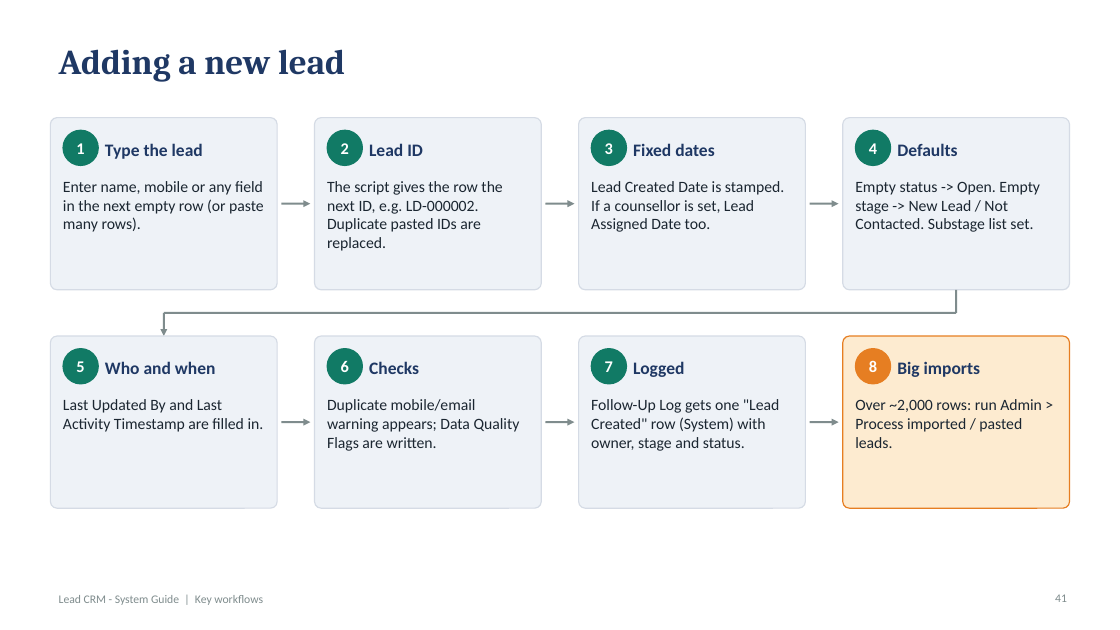
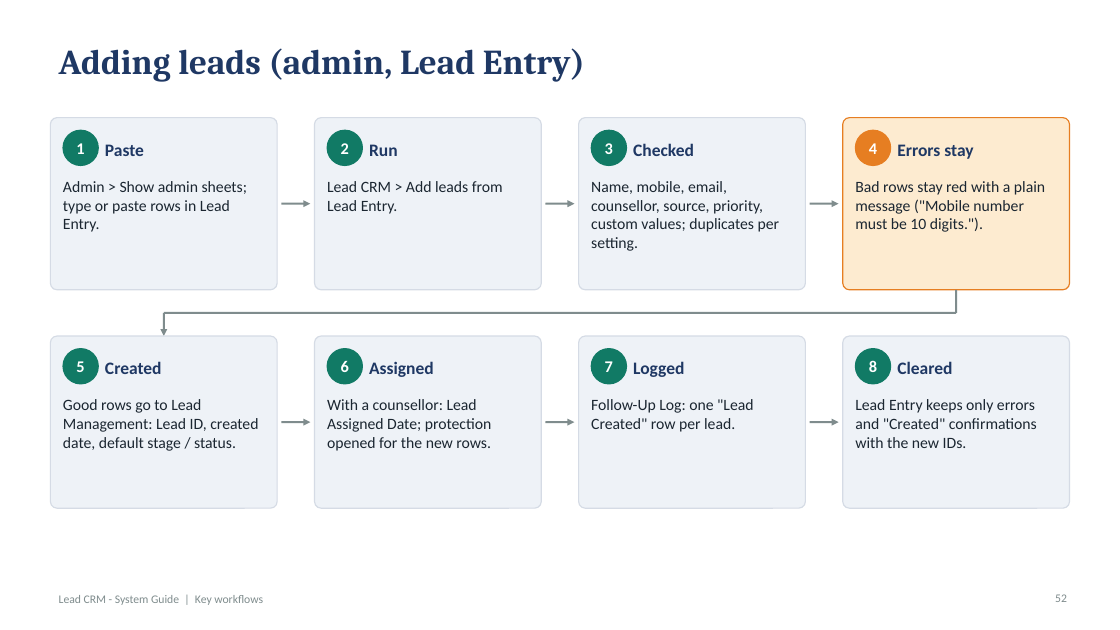
Before and after one commit to rahul123456789101112/call-centre-lead-crm, a slide deck: slide 52 of docs/Lead_CRM_System_Guide.pptx (slide 41 before the commit). Drawn at 1120x630 pixels with LibreOffice and Linux fonts; fonts in the diff are those of the drawing. Boxes give left, top, right and bottom in pixels: in the first picture for what was removed or moved away, otherwise in the second. Text is boxed around its words. In the diff, an @@ line names an element or a change of style, - is before the commit and + after.

```diff
--- a/docs/Lead_CRM_System_Guide.pptx
+++ b/docs/Lead_CRM_System_Guide.pptx
@@ title at (x1=59, y1=48, x2=585, y2=82): text changed @@
-Adding a new lead
+Adding leads (admin, Lead Entry)
@@ rounded rectangle at (x1=843, y1=118, x2=1070, y2=290): fill #EEF2F7 to #FDEBD0; outline #D5DBE5 1 pt to #E67E22 1 pt @@
@@ text at (x1=105, y1=144, x2=144, y2=156): text changed @@
-Type the lead
+Paste
@@ text at (x1=369, y1=144, x2=398, y2=156): text changed @@
-Lead ID
+Run
@@ text at (x1=633, y1=143, x2=694, y2=156): text changed @@
-Fixed dates
+Checked
@@ ellipse at (x1=855, y1=130, x2=891, y2=166): fill #117A65 to #E67E22; outline #117A65 1 pt to #E67E22 1 pt @@
@@ text at (x1=897, y1=144, x2=973, y2=159): text changed @@
-Defaults
+Errors stay
@@ text at (x1=63, y1=181, x2=248, y2=232): text changed @@
-Enter name, mobile or any field in the next empty row (or paste many rows).
+Admin > Show admin sheets; type or paste rows in Lead Entry.
@@ text at (x1=327, y1=181, x2=503, y2=214): text changed @@
-The script gives the row the next ID, e.g. LD-000002. Duplicate pasted IDs are replaced.
+Lead CRM > Add leads from Lead Entry.
@@ text at (x1=591, y1=181, x2=780, y2=251): text changed @@
-Lead Created Date is stamped. If a counsellor is set, Lead Assigned Date too.
+Name, mobile, email, counsellor, source, priority, custom values; duplicates per setting.
@@ text at (x1=855, y1=181, x2=1045, y2=232): text changed @@
-Empty status -> Open. Empty stage -> New Lead / Not Contacted. Substage list set.
+Bad rows stay red with a plain message ("Mobile number must be 10 digits.").
@@ rounded rectangle at (x1=843, y1=336, x2=1070, y2=508): fill #FDEBD0 to #EEF2F7; outline #E67E22 1 pt to #D5DBE5 1 pt @@
@@ ellipse at (x1=855, y1=349, x2=891, y2=384): fill #E67E22 to #117A65; outline #E67E22 1 pt to #117A65 1 pt @@
@@ text at (x1=105, y1=361, x2=162, y2=374): text changed @@
-Who and when
+Created
@@ text at (x1=369, y1=361, x2=434, y2=377): text changed @@
-Checks
+Assigned
@@ text at (x1=897, y1=361, x2=952, y2=374): text changed @@
-Big imports
+Cleared
@@ text at (x1=63, y1=399, x2=258, y2=451): text changed @@
-Last Updated By and Last Activity Timestamp are filled in.
+Good rows go to Lead Management: Lead ID, created date, default stage / status.
@@ text at (x1=327, y1=399, x2=491, y2=451): text changed @@
-Duplicate mobile/email warning appears; Data Quality Flags are written.
+With a counsellor: Lead Assigned Date; protection opened for the new rows.
@@ text at (x1=591, y1=399, x2=753, y2=432): text changed @@
-Follow-Up Log gets one "Lead Created" row (System) with owner, stage and status.
+Follow-Up Log: one "Lead Created" row per lead.
@@ text at (x1=855, y1=399, x2=1037, y2=448): text changed @@
-Over ~2,000 rows: run Admin > Process imported / pasted leads.
+Lead Entry keeps only errors and "Created" confirmations with the new IDs.
@@ page number at (x1=1055, y1=594, x2=1067, y2=602): text changed @@
-41
+52
```
Also in this commit, not shown: 51 other slides changed, 22 slides added, 13 slides removed.
